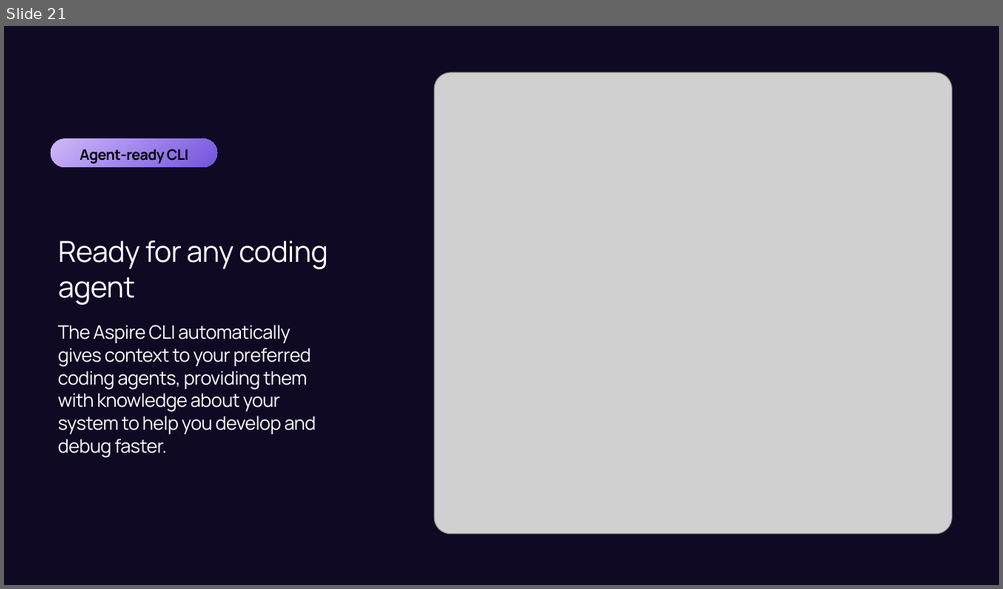
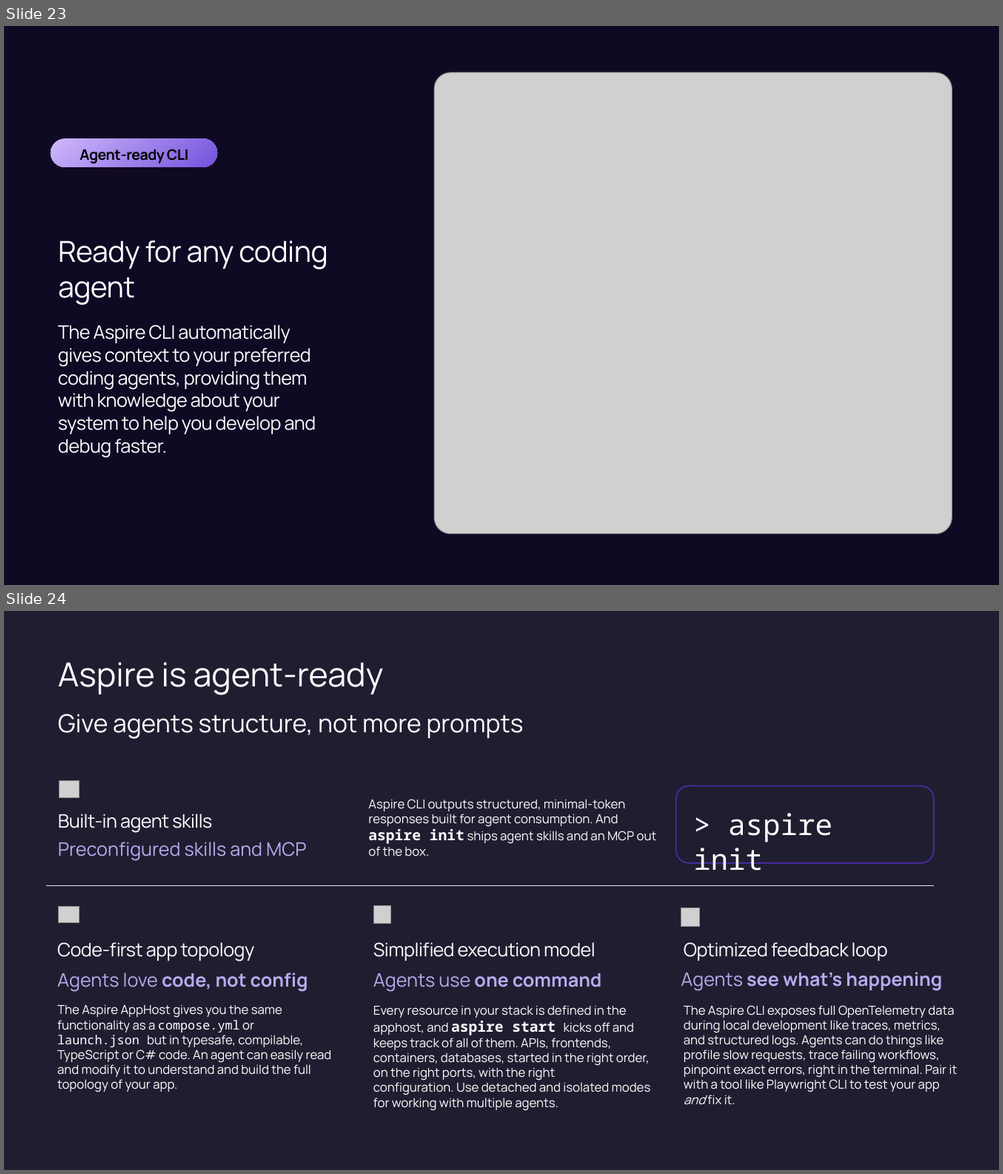
Before and after one commit to microsoft/aspire-brand, a slide deck: slides/intro/Aspire-Spring26-IntroDeck.pptx. Shown one above the other, each under a label of ours: slide 21 before the commit, slides 23 and 24 after it. The pictures are 1003x589 and 1003x1174 pixels, drawn with LibreOffice and Linux fonts; fonts in the diff are those of the drawing; grey boxes stand for pictures. Boxes give left, top, right and bottom in pixels: in the first picture for what was removed or moved away, otherwise in the second. Text is boxed around its words. In the diff, an @@ line names an element or a change of style, - is before the commit and + after.

Commit message:
Add dark mode agent-ready detail slide

```diff
--- a/slides/intro/Aspire-Spring26-IntroDeck.pptx
+++ b/slides/intro/Aspire-Spring26-IntroDeck.pptx
@@ slide 24 added at [4,611,999,1170], background #1F1E31 @@
@@ text added at [58,662,384,695], 32 pt, text #FEFFFE @@
+Aspire is agent-ready
@@ text added at [58,714,523,739], 24 pt, text #FEFFFE @@
+Give agents structure, not more prompts
@@ picture added at [60,781,79,797] @@
@@ rounded rectangle added at [676,786,933,864], outline #4F2DB6 1 pt @@
@@ text added at [368,799,657,857], 12 pt, text #FEFFFE @@
+Aspire CLI outputs structured, minimal-token responses built for agent consumption. And aspire init ships agent skills and an MCP out of the box.
@@ text added at [58,814,212,832], 18 pt, text #FEFFFE @@
+Built-in agent skills
@@ text added at [693,813,832,871], 28 pt, text #FEFFFE @@
+> aspire init
@@ text added at [58,842,306,860], 18 pt, text #B9AAED @@
+Preconfigured skills and MCP
@@ line added from (45, 886) to (933, 886), #4F2DB6 0.5 pt @@
@@ picture added at [59,906,79,923] @@
@@ picture added at [374,906,391,924] @@
@@ picture added at [681,908,700,926] @@
@@ text added at [57,943,255,961], 18 pt, text #FEFFFE @@
+Code-first app topology
@@ text added at [373,943,595,961], 18 pt, text #FEFFFE @@
+Simplified execution model
@@ text added at [683,943,888,961], 18 pt, text #FEFFFE @@
+Optimized feedback loop
@@ text added at [57,973,308,992], 18 pt, text #B9AAED, bold @@
+Agents love code, not config
@@ text added at [373,974,602,991], 18 pt, text #B9AAED, bold @@
+Agents use one command
@@ text added at [680,972,942,991], 18 pt, text #B9AAED, bold @@
+Agents see what’s happening
@@ text added at [57,1005,332,1093], 12 pt, text #FEFFFE @@
+The Aspire AppHost gives you the same functionality as a compose.yml or launch.json but in typesafe, compilable, TypeScript or C# code. An agent can easily read and modify it to understand and build the full topology of your app.
@@ text added at [373,1005,651,1111], 12 pt, text #FEFFFE @@
+Every resource in your stack is defined in the apphost, and aspire start kicks off and keeps track of all of them. APIs, frontends, containers, databases, started in the right order, on the right ports, with the right configuration. Use detached and isolated modes for working with multiple agents.
@@ text added at [683,1005,957,1105], 12 pt, text #FEFFFE @@
+The Aspire CLI exposes full OpenTelemetry data during local development like traces, metrics, and structured logs. Agents can do things like profile slow requests, trace failing workflows, pinpoint exact errors, right in the terminal. Pair it with a tool like Playwright CLI to test your app and fix it.
@@ what was slide 21 is now slide 23 @@
```
